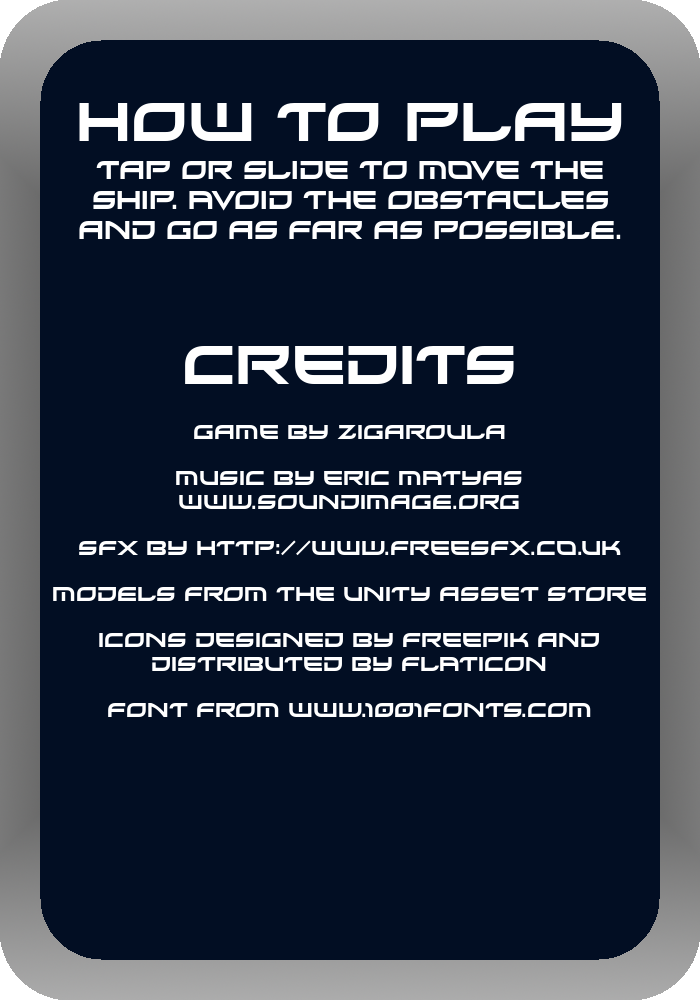
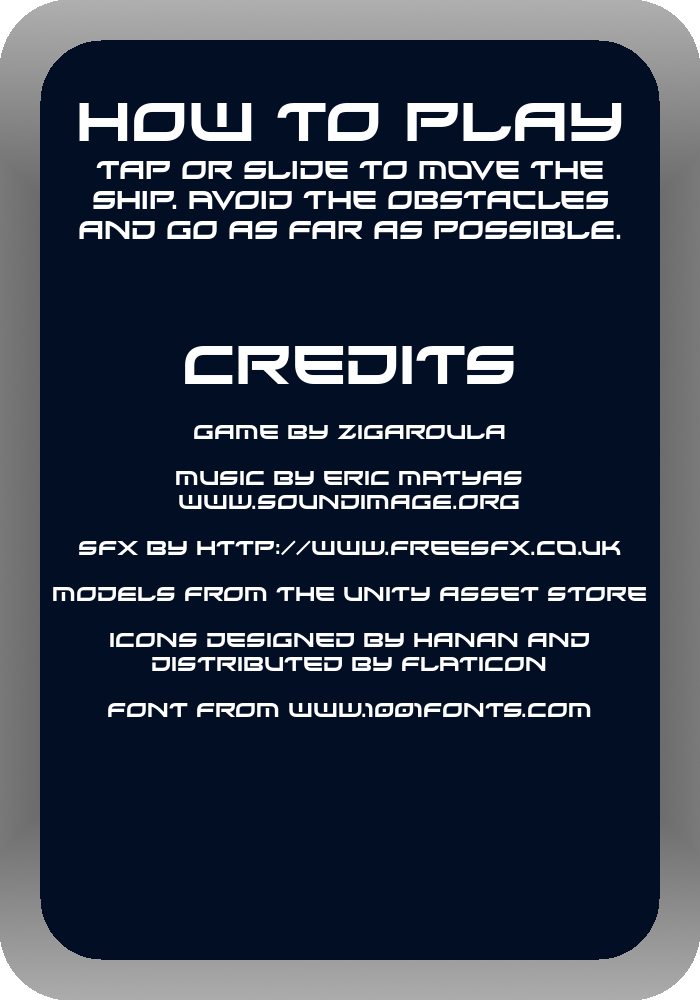
Two versions of the same layered image (700x1000). Layer-by-layer changes:
painted on "Credits ..." over left=99, top=633, right=599, bottom=647
